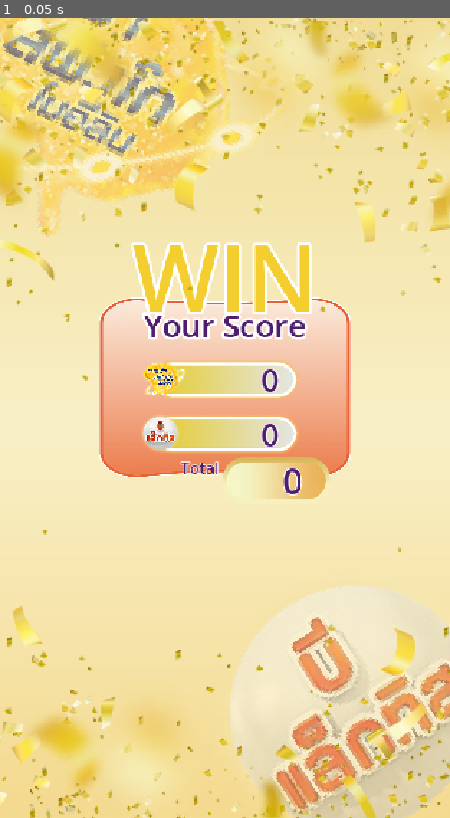
Above: before the commit, frame 1.
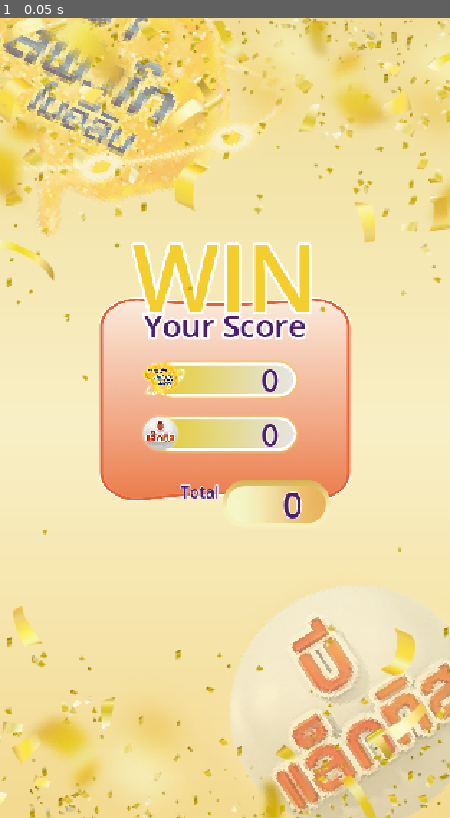
Above: after the commit, the same moment.

Repository: 6099sin/pro-c
Game: Godot game, scene res://scenes/ui/EndGame.tscn
The game is run twice, just before and just after one commit, with the same random seed, the same clock (stepped at 60 frames per second) and the same inputs. This scene is started directly instead of the project's main scene.
Inputs:
- Up to frame 1 (0.05 s): no input

The runs differ from the first frame. In frame 1, 2.5% of the frame differs, in the area x 22-78%, y 35-64%.

Commit message:
adjust final score

Diff:
--- a/scenes/ui/EndGame.tscn
+++ b/scenes/ui/EndGame.tscn
@@ -181,9 +181,9 @@
 anchor_top = 0.5
 anchor_right = 0.5
 anchor_bottom = 0.5
-offset_left = -150.0
+offset_left = -171.0
 offset_top = -174.5
-offset_right = 150.0
+offset_right = 171.0
 offset_bottom = 174.5
 grow_horizontal = 2
 grow_vertical = 2
@@ -200,7 +200,7 @@
 [node name="MarginContainer2" type="MarginContainer" parent="VBoxContainer/PanelContainer"]
 layout_mode = 2
 theme_override_constants/margin_top = -240
-theme_override_constants/margin_bottom = 200
+theme_override_constants/margin_bottom = 235
 
 [node name="TextureRect" type="Label" parent="VBoxContainer/PanelContainer/MarginContainer2"]
 custom_minimum_size = Vector2(300, 300)
